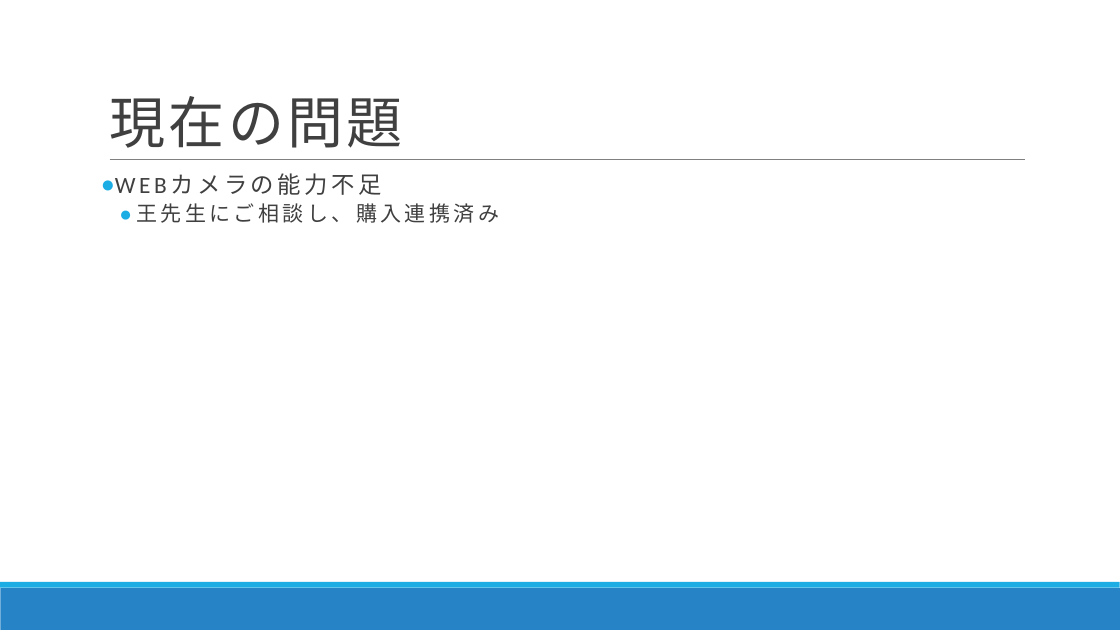
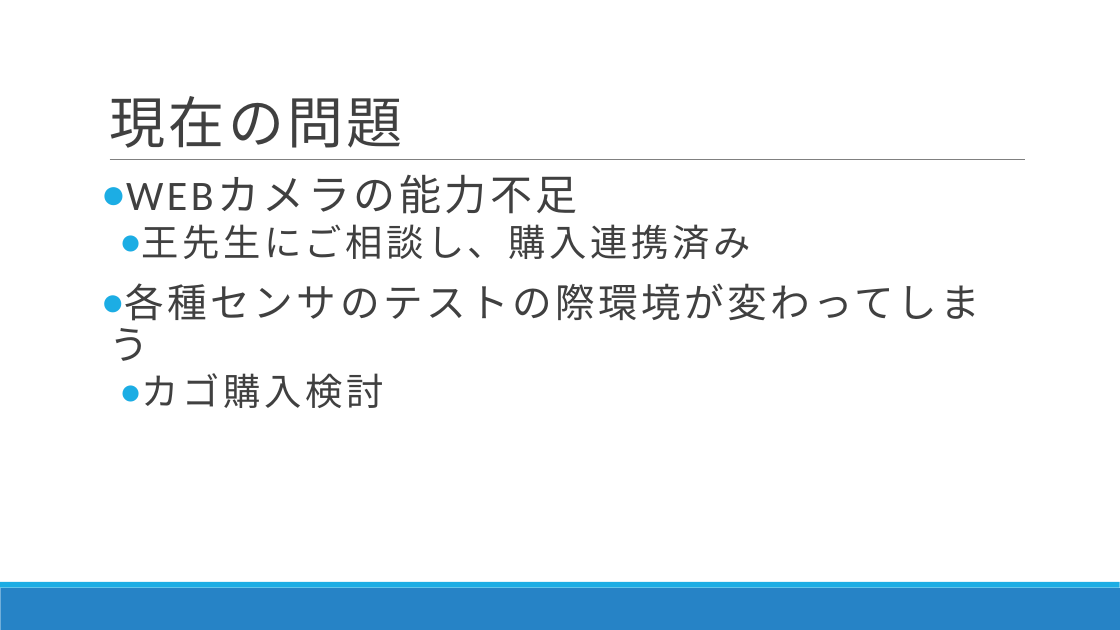
Before and after one commit to DJ956/YoloBarcodeReader, a slide deck: slide 6 of プレゼン/RapidCart20191202.pptx. Drawn at 1120x630 pixels with LibreOffice and Linux fonts; fonts in the diff are those of the drawing. Boxes give left, top, right and bottom in pixels: in the first picture for what was removed or moved away, otherwise in the second. Text is boxed around its words. In the diff, an @@ line names an element or a change of style, - is before the commit and + after.

```diff
--- a/プレゼン/RapidCart20191202.pptx
+++ b/プレゼン/RapidCart20191202.pptx
@@ text at [126, 175, 751, 259]: size 20 to 36 pt in "WEBカメラの能力不足"; size 18 to 32 pt in "王先生にご相談し、購入連携済み" @@
@@ text at [109, 283, 981, 408]: paragraphs added @@
+● 各種センサのテストの際環境が変わってしまう
+  ● カゴ購入検討
```
Also in this commit, not shown: 1 other slide changed, 1 other file.
